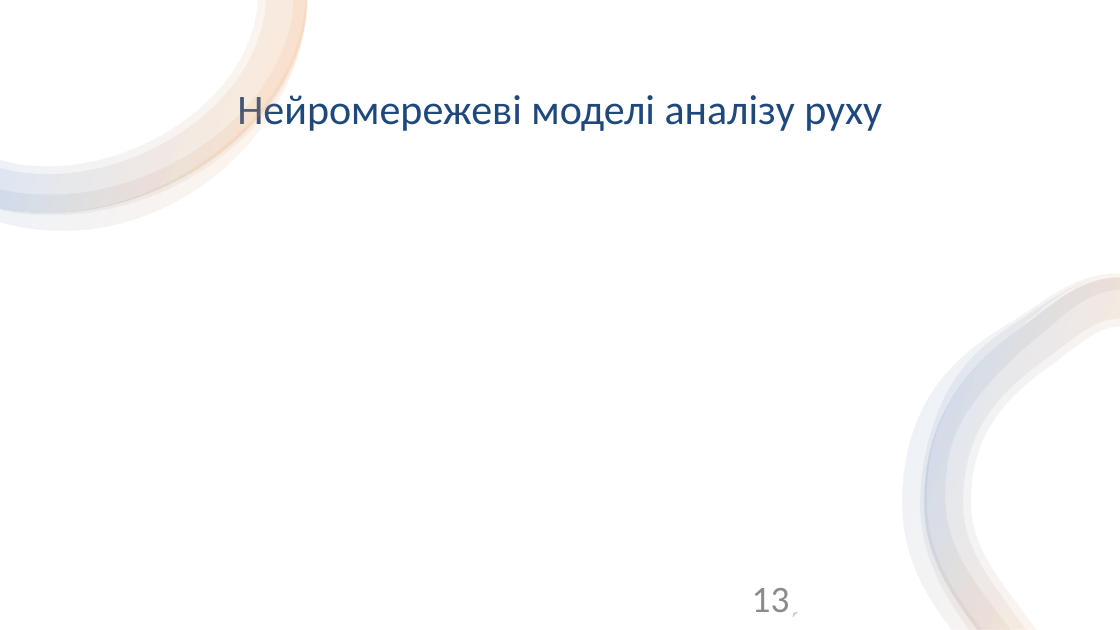
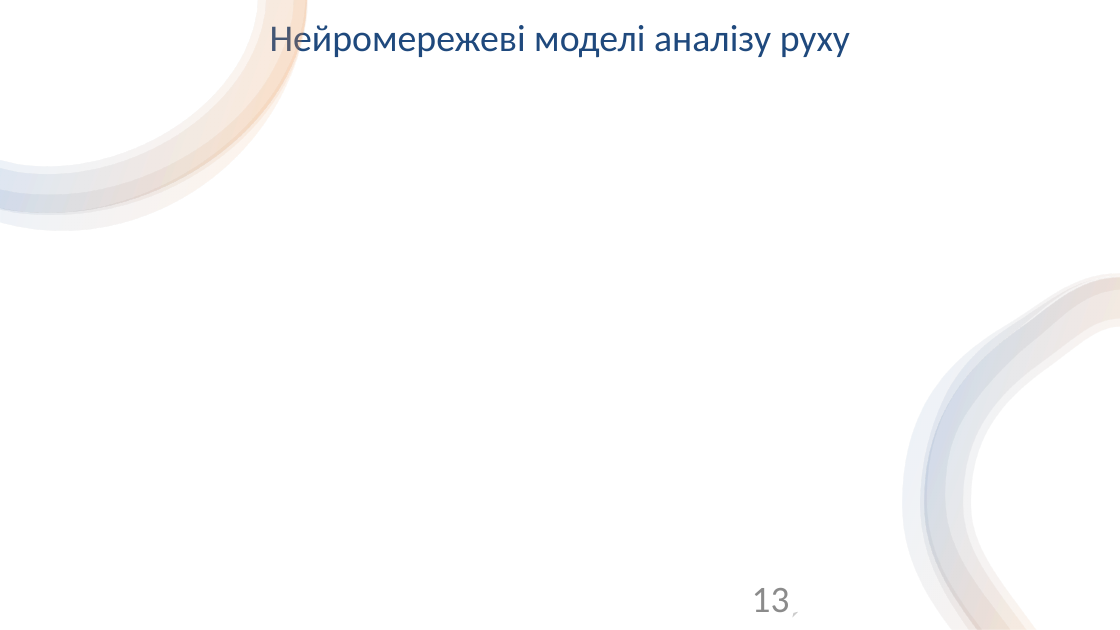
Before and after one commit to ly0wenka/dis_f, a slide deck: slide 13 of dissertation_Kondratov_slides.pptx. Drawn at 1120x630 pixels with LibreOffice and Linux fonts; fonts in the diff are those of the drawing; grey boxes stand for pictures. Boxes give left, top, right and bottom in pixels: in the first picture for what was removed or moved away, otherwise in the second. Text is boxed around its words. In the diff, an @@ line names an element or a change of style, - is before the commit and + after.

```diff
--- a/dissertation_Kondratov_slides.pptx
+++ b/dissertation_Kondratov_slides.pptx
@@ title "Нейромережеві моделі аналізу руху" at [270, 19, 850, 60]: size 36 to 32.4 pt @@
```
Also in this commit, not shown: 9 other slides changed.
